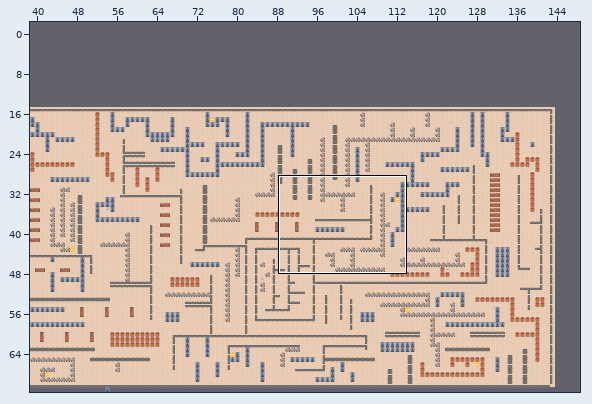
Tiled map (JSON) -- public/assets/tilemaps/grocery1.json. The first picture is a wide view before the edit; the outline marks the close-up.
Close-up. Old version:
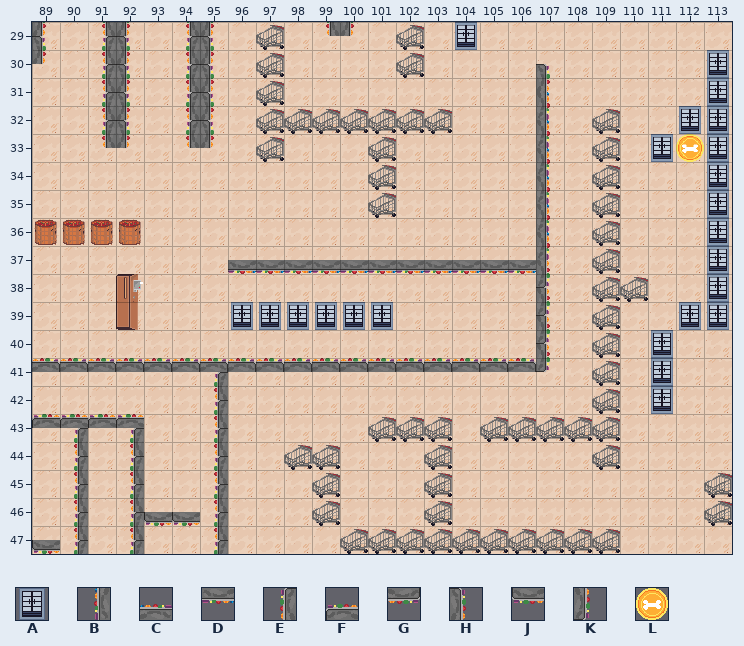
Cells are 32x32 px. Shown: x 89..113, y 29..47. The commit also changed other parts of the map, which this record leaves out. Layer "wall" is drawn -320,544 px off the grid.
Key: from "Group 6": A 7, B 8 flipped left-right, C 8 turned 270, D 8 turned 90, E 9, F 9 flipped on the diagonal, G 9 flipped on the other diagonal, H 10, J 10 flipped on the diagonal, K 10 flipped up-down; from "items": L 1.
_ is an empty cell.
Layers that did not change in this view are not listed.
Layer "wall" before, first column x 89:
29 ___K_H__E__E_EJJE________
30 ___K_H__EJJE_E__E________
31 ___K_H__E__E____E________
32 ___K_H__E__EC___ECCCCCCCC
33 ___K_H__E__E____E_____H__
34 ___K_H__E__ECCC_E_____H__
35 ___K_H__EJ_E____E__H__H__
36 ___K_H__E__ECC__E__H__H_H
37 ___K_H__E__E____E__H__H_H
38 ___K_H_JJJJJ____E__H__H_H
39 ___K_H__________E__H__H_H
40 ___K_JJJJJJJJJJJJ__H____H
41 ___K____________________H
42 ___K_____________________
43 GGGGGGGGGGGGGGGGGGGGGGGGG
44 _________________________
45 DDDDDDDDDDDDDD____BDDDDDD
46 __________________B______
47 __________________BFFFFFF
Layer "refr" before, first column x 89:
29 _______________A_________
30 ________________________A
31 ________________________A
32 _______________________AA
33 ______________________A_A
34 ________________________A
35 ________________________A
36 ________________________A
37 ________________________A
38 ________________________A
39 _______AAAAAA__________AA
40 ______________________A__
41 ______________________A__
42 ______________________A__
43 _________________________
44 _________________________
45 _________________________
46 _________________________
47 _________________________
New version:
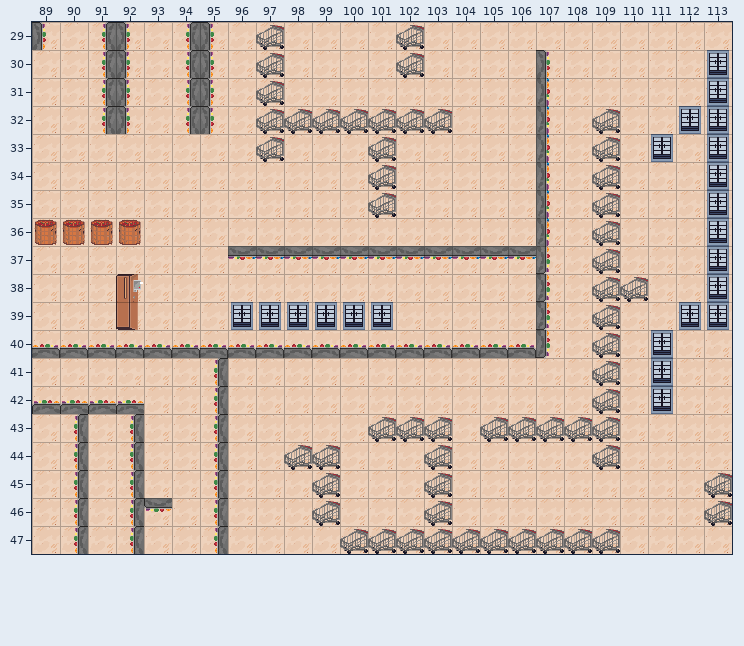
What changed:
{"change": "layer \"wall\" offset -320,560 -> -320,544 px"}
{"where": "layer \"wall\""}
{"y":29,"x":104,"old":"J","new":"_"}
{"y":30,"x":99,"old":"J","new":"_"}
{"where": "layer \"refr\""}
{"y":29,"x":104,"old":"A","new":"_"}
{"where": "layer \"consumables\" (removed)"}
{"y":33,"x":112,"old":"L","new":"_"}
